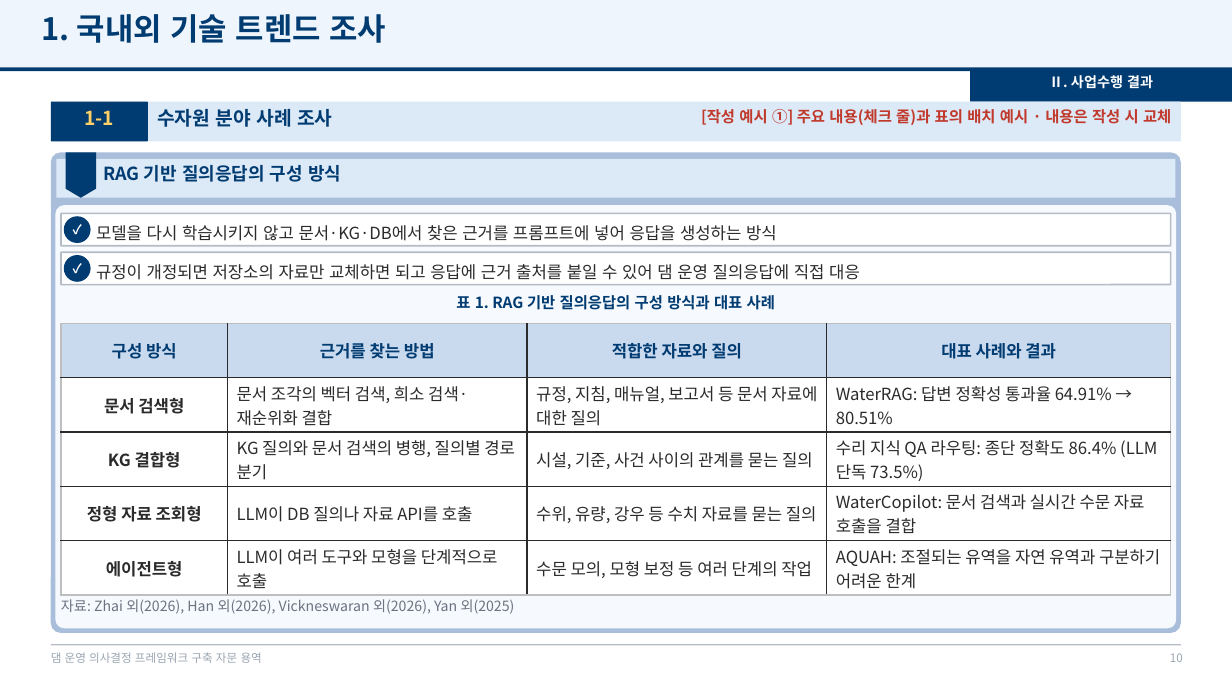
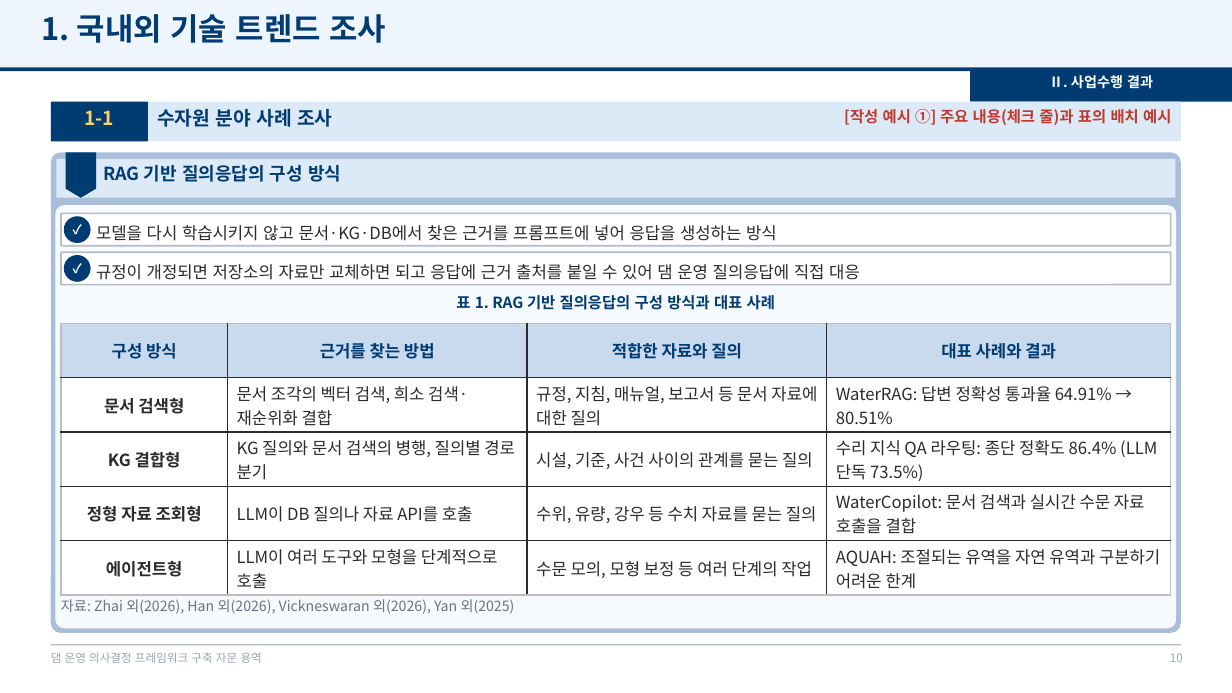
Before and after one commit to mkm1119/KGRAG-LLM, a slide deck: slide 10 of project_khnp/2026.12.09_최종보고회_발표자료_템플릿.pptx. Drawn at 1232x693 pixels with LibreOffice and Linux fonts; fonts in the diff are those of the drawing; background and template pictures are left out. Boxes give left, top, right and bottom in pixels: in the first picture for what was removed or moved away, otherwise in the second. Text is boxed around its words. In the diff, an @@ line names an element or a change of style, - is before the commit and + after.

```diff
--- a/project_khnp/2026.12.09_최종보고회_발표자료_템플릿.pptx
+++ b/project_khnp/2026.12.09_최종보고회_발표자료_템플릿.pptx
@@ text at (x1=844, y1=109, x2=1171, y2=125): text changed @@
-[작성 예시 ①] 주요 내용(체크 줄)과 표의 배치 예시 · 내용은 작성 시 교체
+[작성 예시 ①] 주요 내용(체크 줄)과 표의 배치 예시
```
Also in this commit, not shown: 5 other slides changed, 1 other file.
